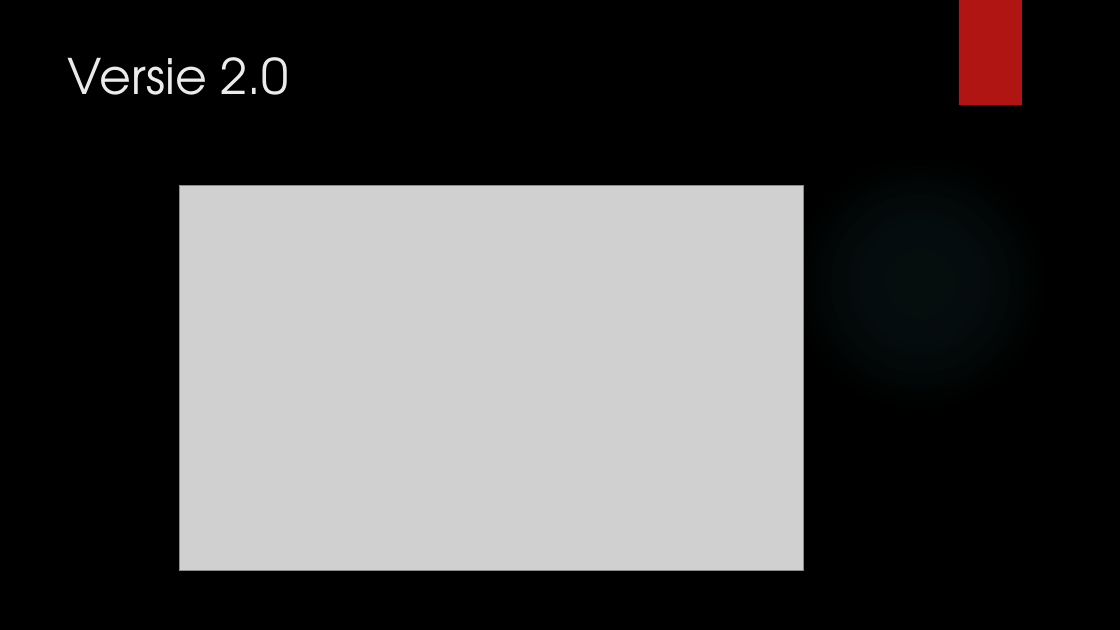
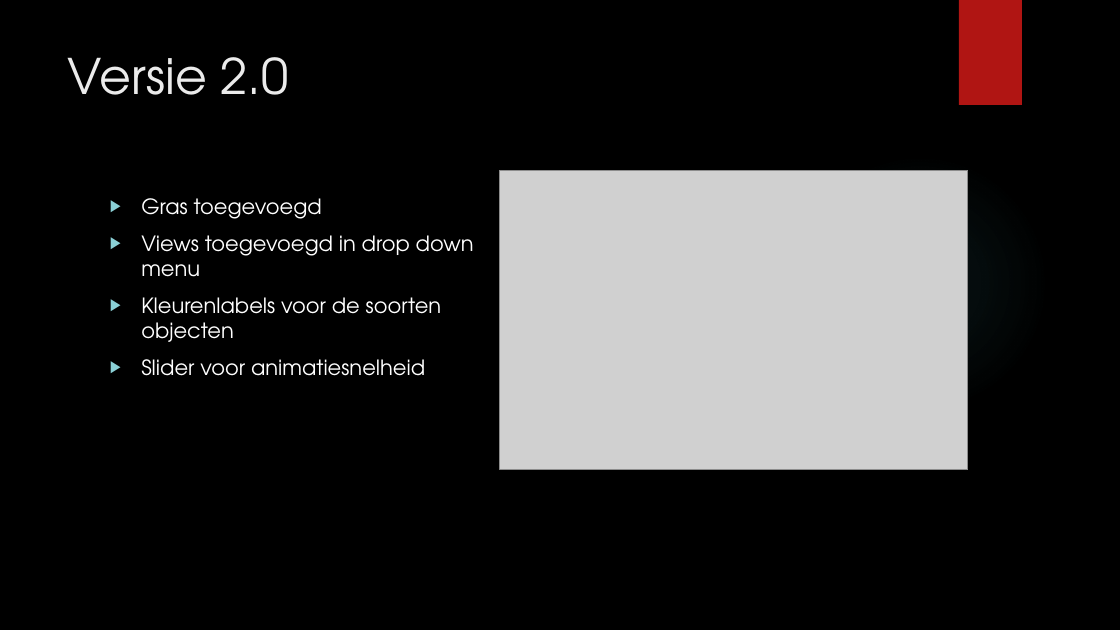
Before and after one commit to tvveen/Vossen-Konijnen, a slide deck: slide 7 of Documentatie/Simulatie Vossen en Konijnen.pptx (slide 8 before the commit). Drawn at 1120x630 pixels with LibreOffice and Linux fonts; fonts in the diff are those of the drawing; grey boxes stand for pictures; background and template pictures are left out. Boxes give left, top, right and bottom in pixels: in the first picture for what was removed or moved away, otherwise in the second. Text is boxed around its words. In the diff, an @@ line names an element or a change of style, - is before the commit and + after.

```diff
--- a/Documentatie/Simulatie Vossen en Konijnen.pptx
+++ b/Documentatie/Simulatie Vossen en Konijnen.pptx
@@ picture resized from (x1=179, y1=186, x2=803, y2=571) to (x1=500, y1=171, x2=968, y2=471) @@
@@ text added at (x1=141, y1=198, x2=474, y2=376), 18 pt, text #FFFFFF @@
+▶ Gras toegevoegd
+▶ Views toegevoegd in drop down menu
+▶ Kleurenlabels voor de soorten objecten
+▶ Slider voor animatiesnelheid
```
Also in this commit, not shown: 5 other slides changed, 1 slide added, 2 slides removed.
